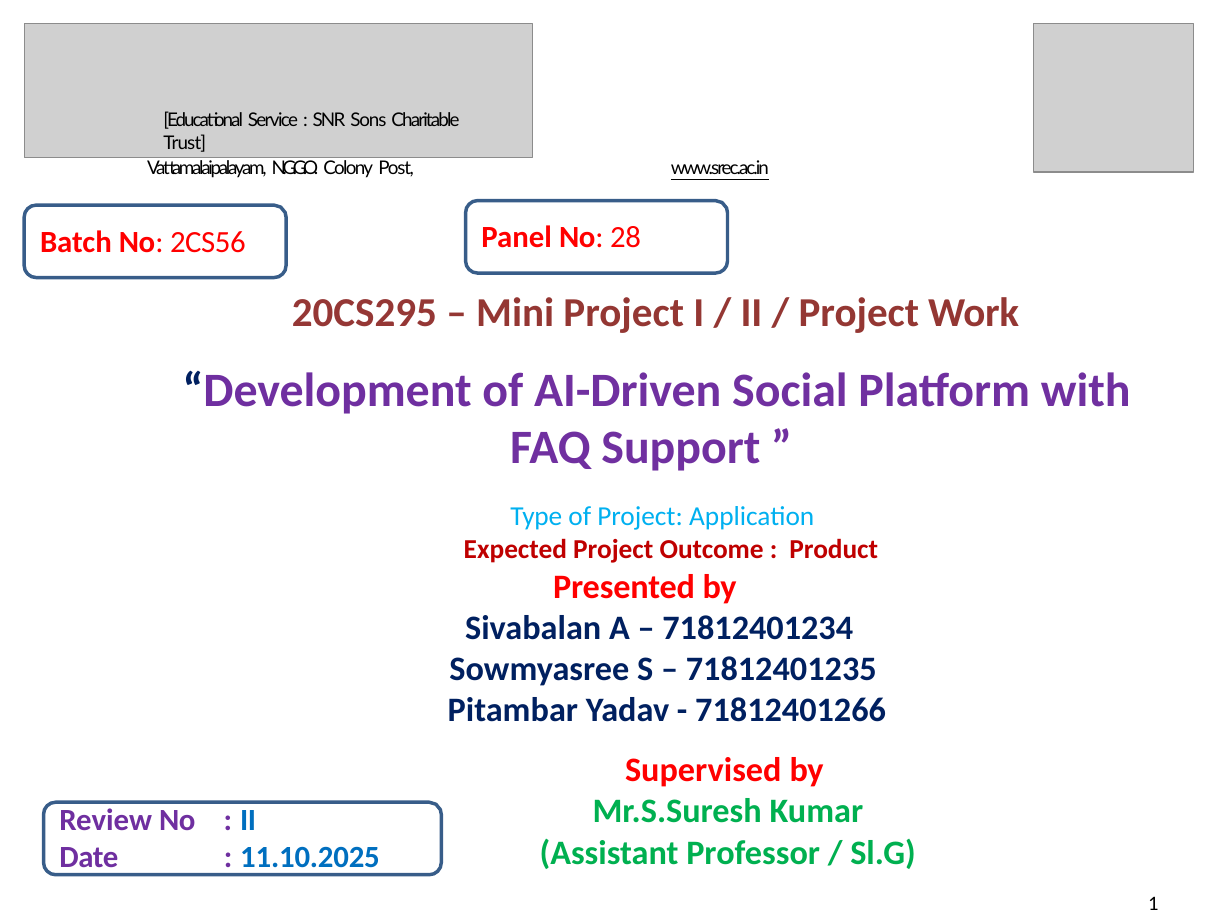
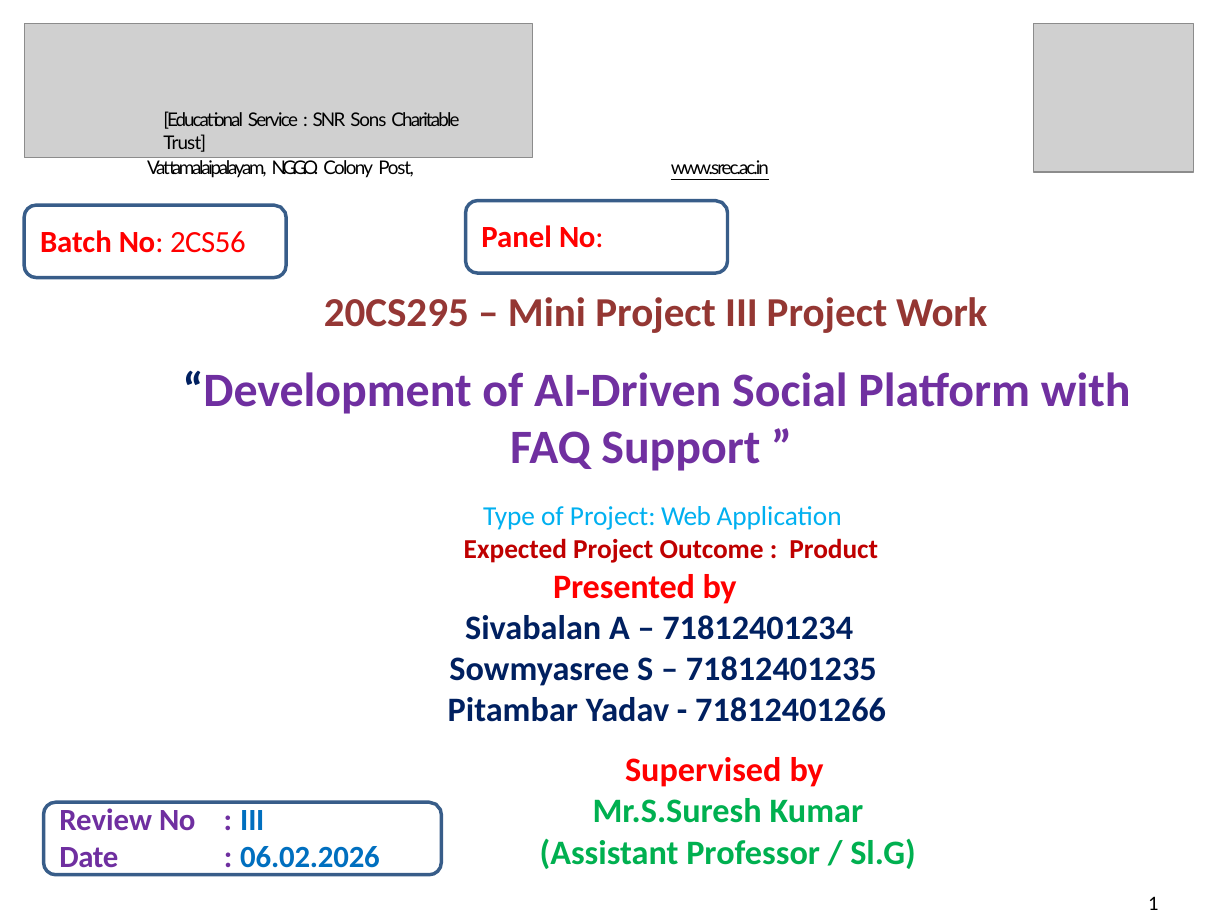
Before and after one commit to darkweb-alt/october_11_review, a slide deck: slide 1 of Review 2 PPT Template 34 (1).pptx. Drawn at 1232x924 pixels with LibreOffice and Linux fonts; fonts in the diff are those of the drawing; grey boxes stand for pictures; background and template pictures are left out. Boxes give left, top, right and bottom in pixels: in the first picture for what was removed or moved away, otherwise in the second. Text is boxed around its words. In the diff, an @@ line names an element or a change of style, - is before the commit and + after.

```diff
--- a/Review 2 PPT Template 34 (1).pptx
+++ b/Review 2 PPT Template 34 (1).pptx
@@ text at (x1=481, y1=225, x2=604, y2=248): text changed @@
-Panel No: 28
+Panel No:
@@ text at (x1=324, y1=297, x2=987, y2=333): text changed @@
-20CS295 – Mini Project I / II / Project Work
+20CS295 – Mini Project III Project Work
@@ text at (x1=483, y1=506, x2=842, y2=530): text changed @@
-Type of Project: Application
+Type of Project: Web Application
@@ text at (x1=240, y1=810, x2=380, y2=876): text changed @@
-: II
-: 11.10.2025
+: III
+: 06.02.2026
```
Also in this commit, not shown: 1 other slide changed, 10 other files.
